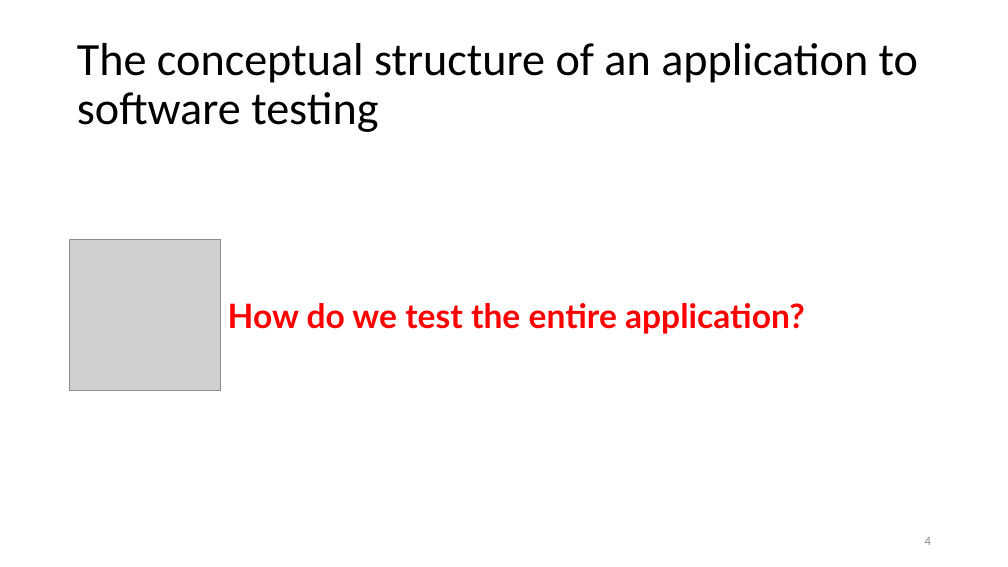
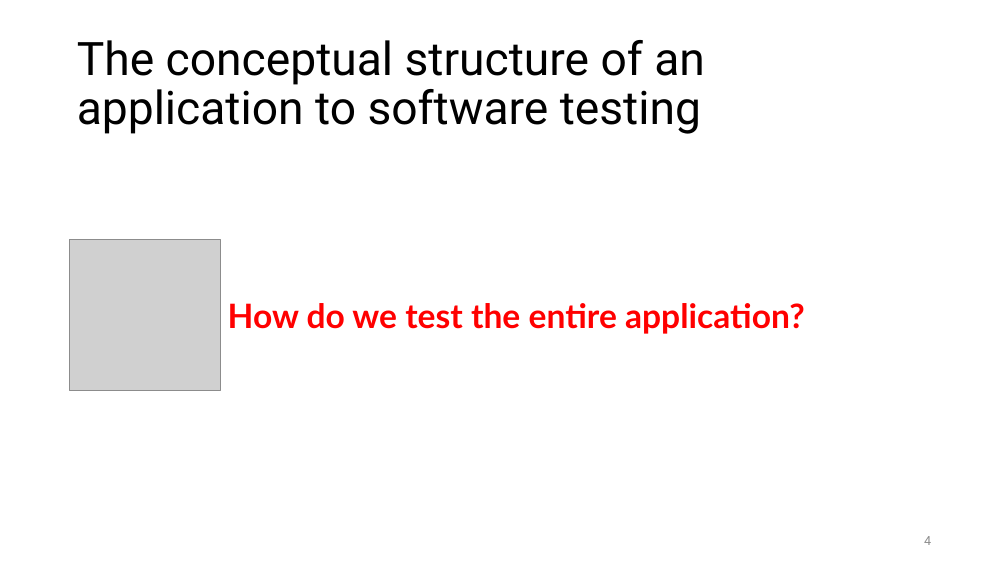
Before and after one commit to liepnguyen/Planru, a slide deck: slide 4 of Documents/Lessons Learned From Agile Quality Assurance In Scrum.pptx. Drawn at 1008x567 pixels with LibreOffice and Linux fonts; fonts in the diff are those of the drawing; grey boxes stand for pictures. Boxes give left, top, right and bottom in pixels: in the first picture for what was removed or moved away, otherwise in the second. Text is boxed around its words. In the diff, an @@ line names an element or a change of style, - is before the commit and + after.

```diff
--- a/Documents/Lessons Learned From Agile Quality Assurance In Scrum.pptx
+++ b/Documents/Lessons Learned From Agile Quality Assurance In Scrum.pptx
@@ title "The conceptual structure of an ..." at box(77, 40, 705, 134): font Calibri to Roboto @@
```
Also in this commit, not shown: 15 other slides changed.
